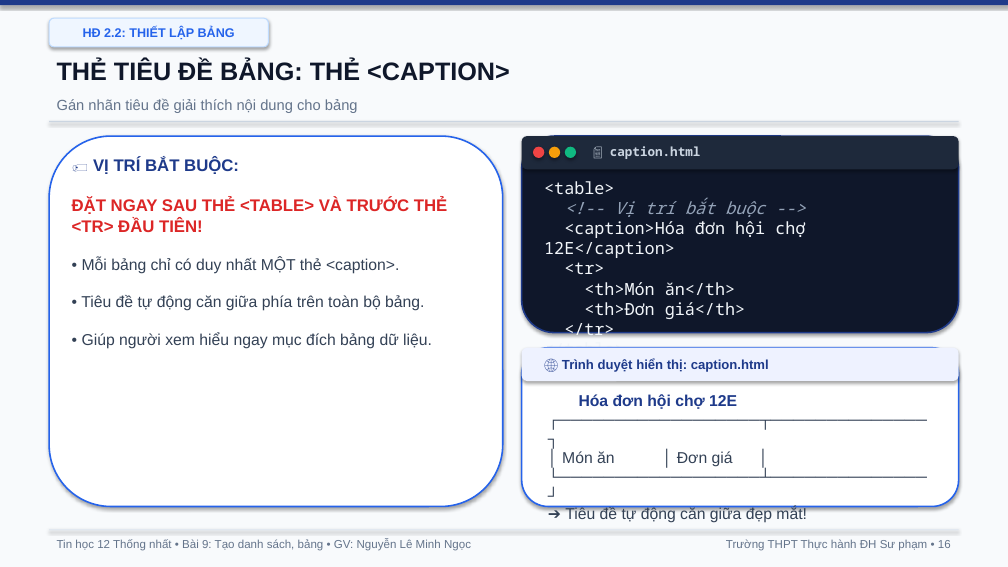
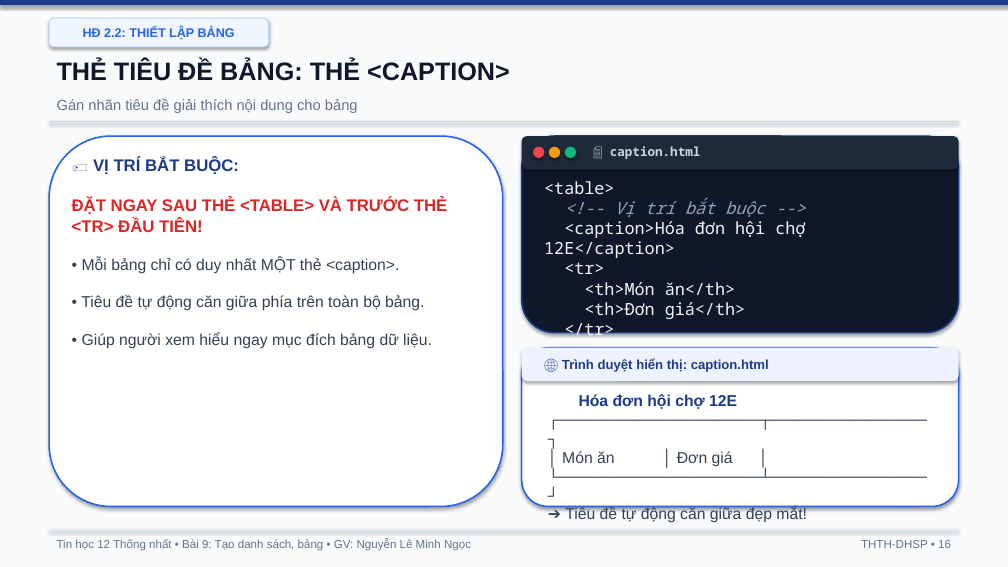
Before and after one commit to mngoc3110/TinHoc, a slide deck: slide 16 of Tin12/Bai9/Bai9_TrinhChieu.pptx. Drawn at 1008x567 pixels with LibreOffice and Linux fonts; fonts in the diff are those of the drawing. Boxes give left, top, right and bottom in pixels: in the first picture for what was removed or moved away, otherwise in the second. Text is boxed around its words. In the diff, an @@ line names an element or a change of style, - is before the commit and + after.

Commit message:
fix(Bai9): đổi tên trường trong toàn bộ bài trình chiếu PPT thành THTH-DHSP

```diff
--- a/Tin12/Bai9/Bai9_TrinhChieu.pptx
+++ b/Tin12/Bai9/Bai9_TrinhChieu.pptx
@@ text at bbox=[861, 540, 951, 548]: text changed @@
-Trường THPT Thực hành ĐH Sư phạm • 16
+THTH-DHSP • 16
```
Also in this commit, not shown: 27 other slides changed, 1 other file.
